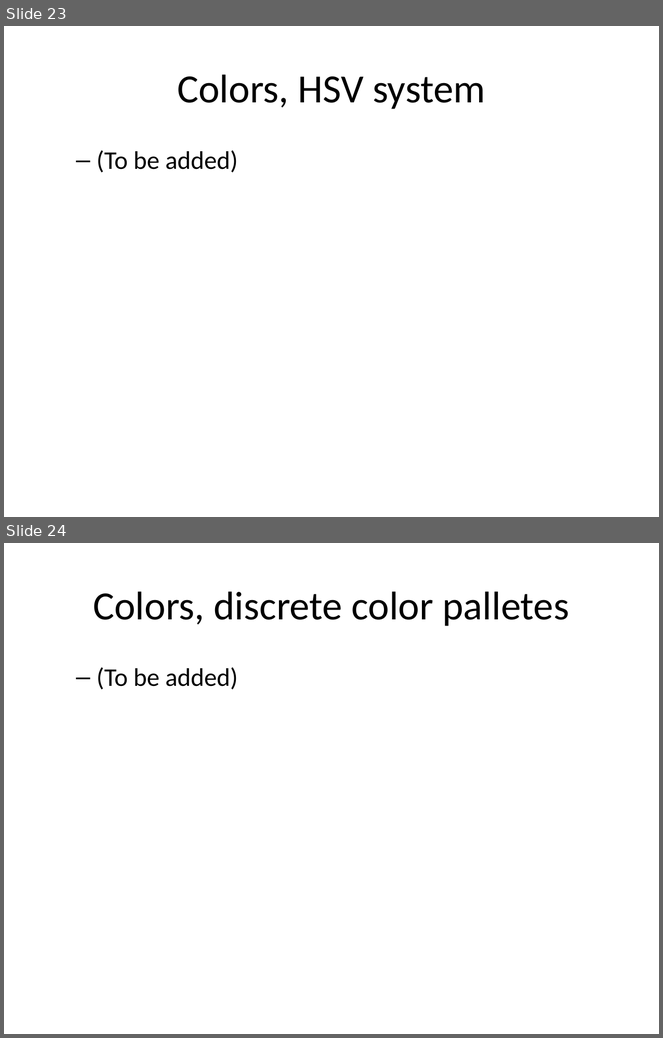
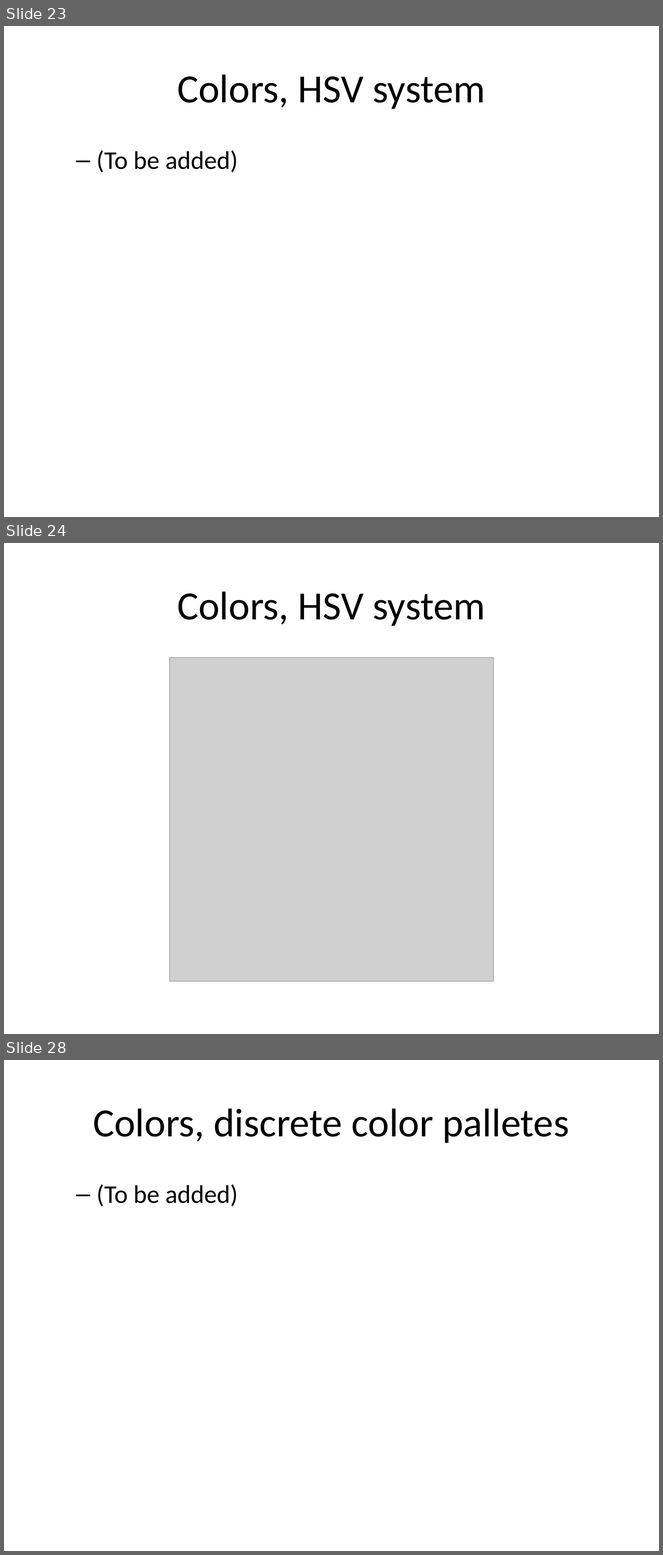
Before and after one commit to pmean/data-visualization, a slide deck: data-viz-02/component/tutorial-colors.pptx. Shown one above the other, each under a label of ours: slides 23 and 24 before the commit, slides 23, 24 and 28 after it; the slides between them are not shown. The pictures are 663x1038 and 663x1555 pixels, drawn with LibreOffice and Linux fonts; fonts in the diff are those of the drawing; grey boxes stand for pictures. Boxes give left, top, right and bottom in pixels: in the first picture for what was removed or moved away, otherwise in the second. Text is boxed around its words. In the diff, an @@ line names an element or a change of style, - is before the commit and + after.

```diff
--- a/data-viz-02/component/tutorial-colors.pptx
+++ b/data-viz-02/component/tutorial-colors.pptx
@@ slide 24 added at (4, 543, 659, 1034), background #FFFFFF @@
@@ title added at (177, 591, 486, 626), 44 pt, text #000000 @@
+Colors, HSV system
@@ picture added at (170, 657, 493, 981) @@
@@ what was slide 24 is now slide 28 @@
```
Also in this commit, not shown: 3 other slides added, 9 other files.
